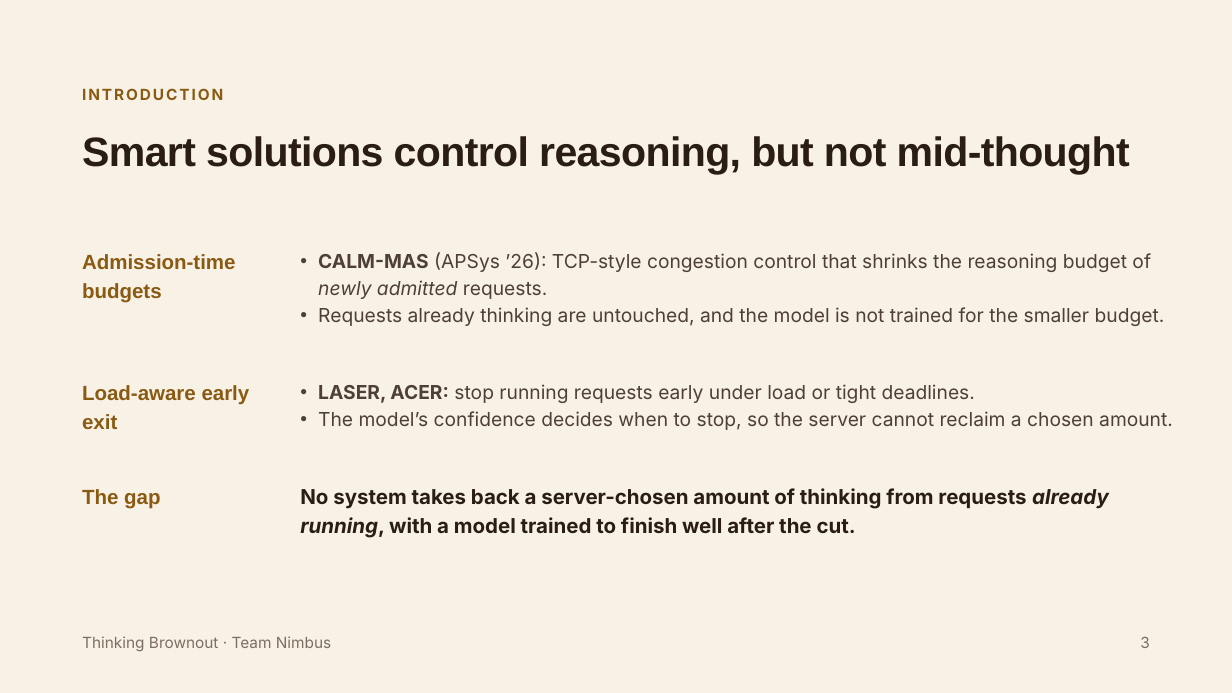
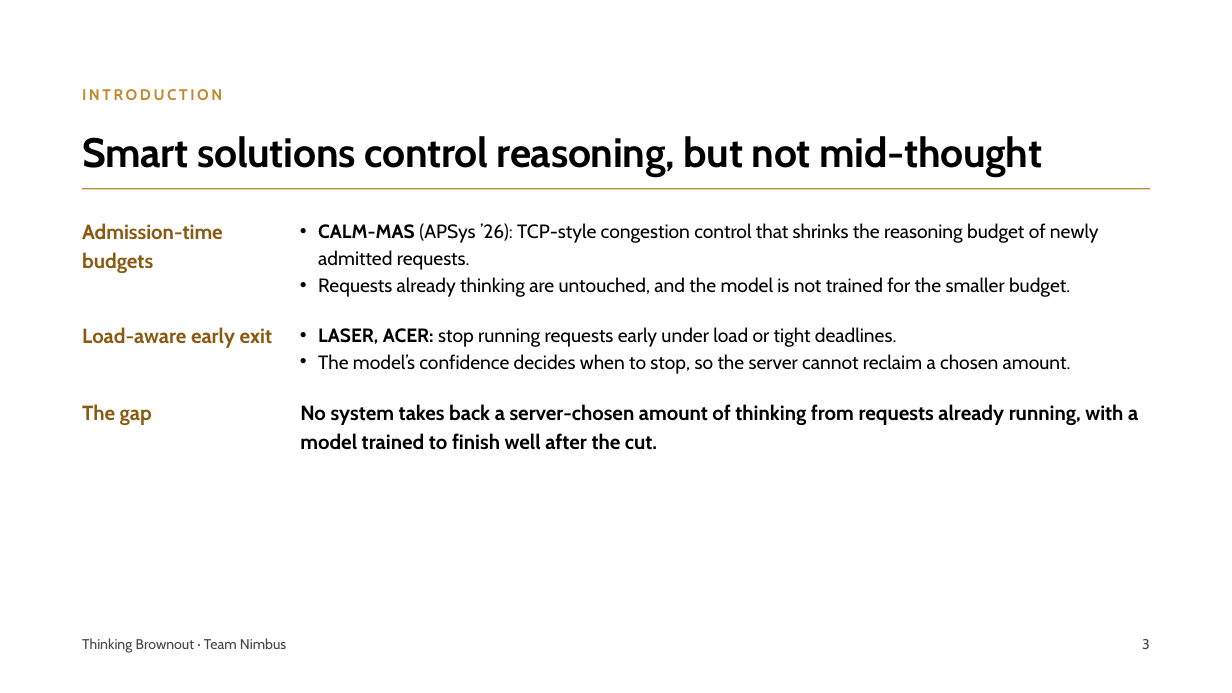
Before and after one commit to pyangyu/team1_nimbus_copy, a slide deck: slide 3 of Symposium Slides.pptx. Drawn at 1232x693 pixels with LibreOffice and Linux fonts; fonts in the diff are those of the drawing. Boxes give left, top, right and bottom in pixels: in the first picture for what was removed or moved away, otherwise in the second. Text is boxed around its words. In the diff, an @@ line names an element or a change of style, - is before the commit and + after.

Commit message:
Symposium Slides: score-rank-cut architecture, 27B training, use cases, white theme

```diff
--- a/Symposium Slides.pptx
+++ b/Symposium Slides.pptx
@@ background #F7F1E6 to #FFFFFF @@
@@ text "INTRODUCTION" at (x1=82, y1=89, x2=222, y2=100): font Inter to Cabin, text colour #8A5A12 to #C08A2E, letter spacing 1.5 to 2 pt @@
@@ title "Smart solutions control reasoning, but ..." at (x1=82, y1=136, x2=1043, y2=176): font Arial to Cabin, text colour #2A1D14 to #000000, letter spacing -0.5 to -0.2 pt; line spacing 35.2pt to 35.8pt @@
@@ line added from (82, 189) to (1150, 189), #C08A2E 1 pt @@
@@ text "Admission-time budgets" moved from (x1=82, y1=254, x2=235, y2=303) to (x1=82, y1=223, x2=223, y2=273) @@
@@ text "CALM-MAS (APSys ’26): TCP-style congestion ..." moved from (x1=318, y1=252, x2=1165, y2=326) to (x1=318, y1=223, x2=1099, y2=297) @@
@@ text "CALM-MAS (APSys ’26): TCP-style congestion ..." at (x1=318, y1=223, x2=1099, y2=297): font Inter to Cabin, text colour #4E4036 to #000000; italic off in "newly admitted"; indent changed @@
@@ font Arial to Cabin in 3 elements at (x1=82, y1=223, x2=223, y2=273), (x1=82, y1=404, x2=152, y2=425), (x1=82, y1=327, x2=272, y2=348) @@
@@ text "Load-aware early exit" moved from (x1=82, y1=385, x2=250, y2=429) to (x1=82, y1=327, x2=272, y2=348) @@
@@ text "LASER, ACER: stop running requests ..." moved from (x1=318, y1=384, x2=1173, y2=430) to (x1=318, y1=327, x2=1071, y2=374) @@
@@ text "LASER, ACER: stop running requests ..." at (x1=318, y1=327, x2=1071, y2=374): font Inter to Cabin, text colour #4E4036 to #000000; indent changed @@
@@ text "The gap" moved from (x1=82, y1=489, x2=160, y2=509) to (x1=82, y1=404, x2=152, y2=425) @@
@@ text "No system takes back a ..." moved from (x1=300, y1=488, x2=1109, y2=538) to (x1=300, y1=404, x2=1138, y2=450) @@
@@ text "No system takes back a ..." at (x1=300, y1=404, x2=1138, y2=450): font Inter to Cabin, text colour #2A1D14 to #000000; italic off in "already running," @@
@@ text "Thinking Brownout · Team Nimbus" at (x1=82, y1=638, x2=286, y2=652): size 12 to 11 pt, font Inter to Cabin, text colour #7C6E62 to #444444; line spacing 16.8pt to 15.4pt @@
@@ text "3" at (x1=1142, y1=639, x2=1150, y2=649): size 12 to 11 pt, font Inter to Cabin, text colour #7C6E62 to #444444; line spacing 16.8pt to 15.4pt @@
```
Also in this commit, not shown: 5 other slides changed, 2 slides added, 1 slide removed.
